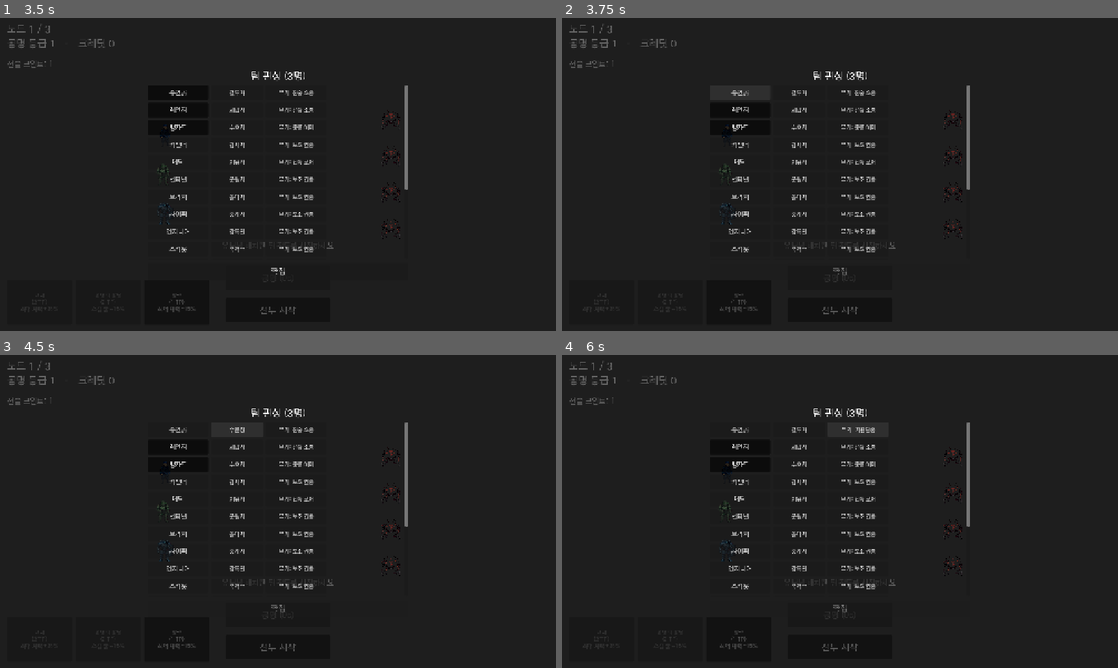
Above: before the commit, frames 1-4 (two rows, left to right).
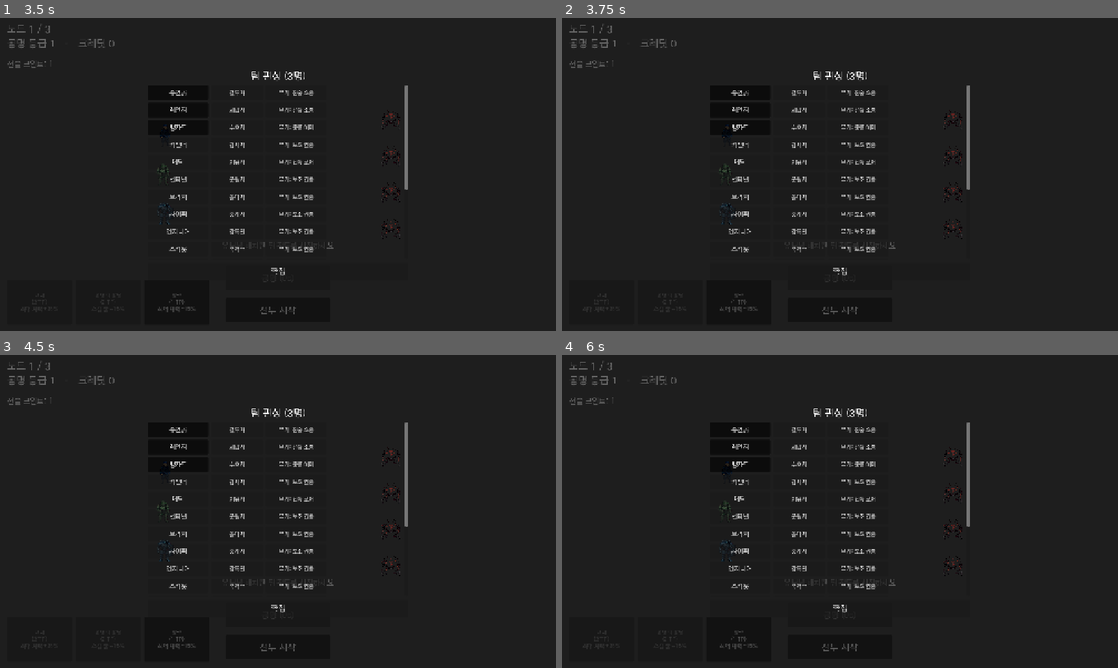
Above: after the commit, the same moments.

Repository: Hwari2929/PROTOCOL-ERRANTEs
Game: Godot game, scene res://scenes/main.tscn
The game is run twice, just before and just after one commit, with the same random seed, the same clock (stepped at 60 frames per second) and the same inputs.
Inputs (mouse positions are in pixels of both pictures, inside the frame that each line leads up to):
- Up to frame 1 (3.5 s): click "전투 시작" at 0.5 s; click "전투 시작" at 1.25 s; click "시작" at 2 s; click "활력 (1 TP) 최대 체력 +15%" at 2.75 s
- Up to frame 2 (3.75 s): click "주인공" at 3.5 s
- Up to frame 3 (4.5 s): click "결투가" at 4.25 s
- Up to frame 4 (6 s): click (801, 430) at 5 s, where only the run before the commit has a clickable "수문장"; click "무기: 전술 소총" at 5.75 s

Frame 1 is identical in both runs. In frame 2, 0.5% of the frame differs, in the area x 26-52%, y 21-83%; in frame 3, less than 0.1%; in frame 4, less than 0.1%.

Commit message:
scaffold(redesign): UnitPanel node + stub (R2) [planner]
Co-Authored-By: Claude Opus 4.8 <noreply@anthropic.com>

Diff:
--- a/scenes/main.tscn
+++ b/scenes/main.tscn
@@ -10,6 +10,7 @@
 [ext_resource type="Script" path="res://scripts/battle/tactical_deck.gd" id="8_deck"]
 [ext_resource type="Script" path="res://scripts/ui/card_bar.gd" id="9_card"]
 [ext_resource type="Script" path="res://scripts/ui/title_overlay.gd" id="10_title"]
+[ext_resource type="Script" path="res://scripts/ui/unit_panel.gd" id="11_unit"]
 
 [node name="Main" type="Node2D"]
 
@@ -60,6 +61,13 @@
 anchor_bottom = 1.0
 script = ExtResource("7_tsel")
 
+[node name="UnitPanel" type="Control" parent="UI"]
+layout_mode = 3
+anchors_preset = 15
+anchor_right = 1.0
+anchor_bottom = 1.0
+script = ExtResource("11_unit")
+
 [node name="TitleOverlay" type="Control" parent="UI"]
 layout_mode = 3
 anchors_preset = 15
--- /dev/null
+++ b/scripts/ui/unit_panel.gd
@@ -0,0 +1,4 @@
+extends Control
+## 준비단계 유닛 패널 — SCAFFOLD STUB. R2 implements.
+## Per-unit resonance: pick a unit, spend energy credits to raise ITS 공명도/등급;
+## on grade-up trigger the augment choice. Shown in PREP, hidden in COMBAT.
Not shown: 1 places in scenes/main.tscn that only renumber resources
